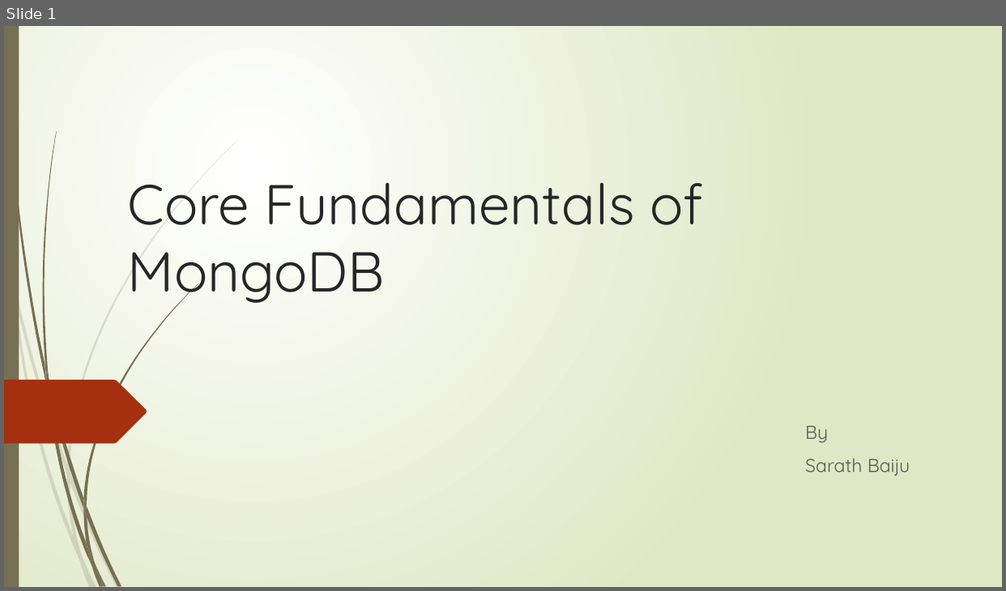
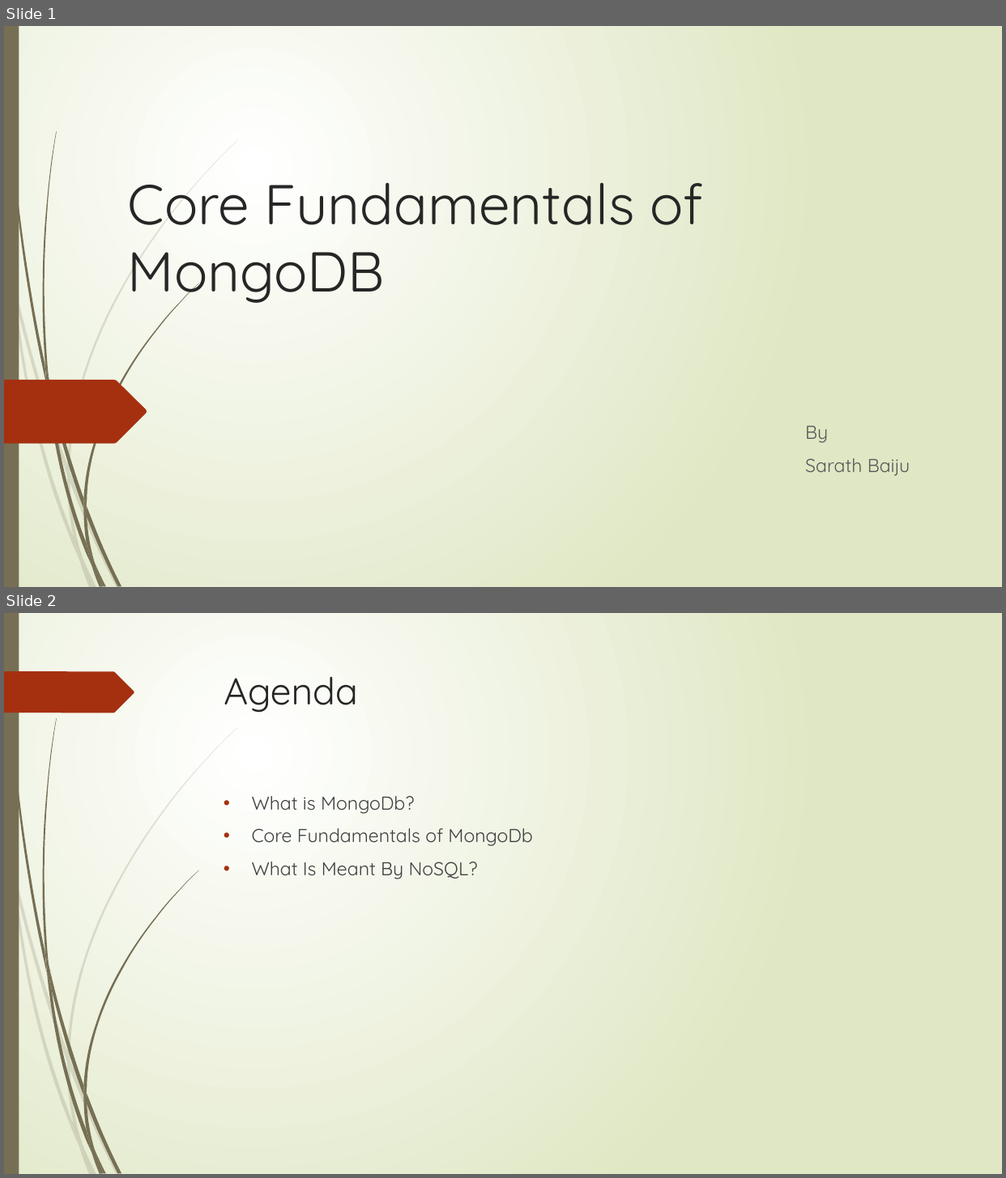
Before and after one commit to SarathBaiju/Training-Topics-2022, a slide deck: Mongodb/MongoDb_Class1.pptx. Shown one above the other, each under a label of ours: slide 1 before the commit, slides 1 and 2 after it. The pictures are 1006x591 and 1006x1178 pixels, drawn with LibreOffice and Linux fonts; fonts in the diff are those of the drawing. Boxes give left, top, right and bottom in pixels: in the first picture for what was removed or moved away, otherwise in the second. Text is boxed around its words. In the diff, an @@ line names an element or a change of style, - is before the commit and + after.

Commit message:
MongoDb: Class1 ppt added

```diff
--- a/Mongodb/MongoDb_Class1.pptx
+++ b/Mongodb/MongoDb_Class1.pptx
@@ slide 2 added at [4, 613, 1002, 1174], background gradient #FFFFFF to #DFE8C4; not listed: 23 template elements that a slide beside it also shows @@
@@ freeform shape added at [4, 671, 134, 713], fill #A53010 @@
@@ title added at [224, 677, 358, 713], 36 pt, text #262626 @@
+Agenda
@@ text added at [252, 796, 532, 879], 18 pt, text #404040 @@
+• What is MongoDb?
+• Core Fundamentals of MongoDb
+• What Is Meant By NoSQL?
```
Also in this commit, not shown: 7 other slides added.
